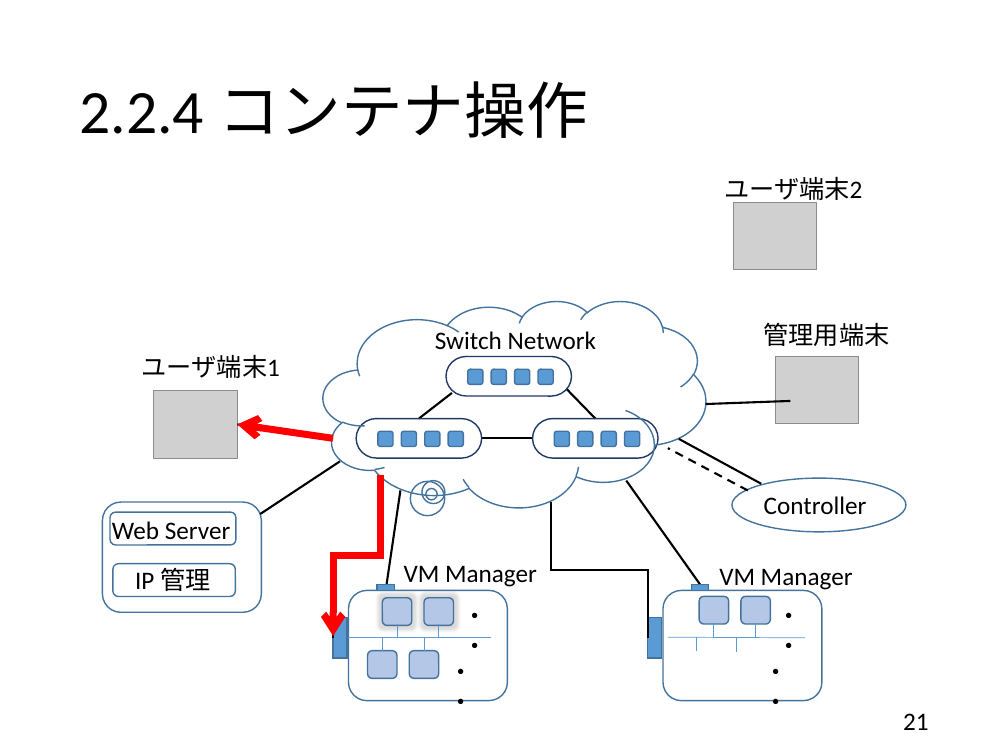
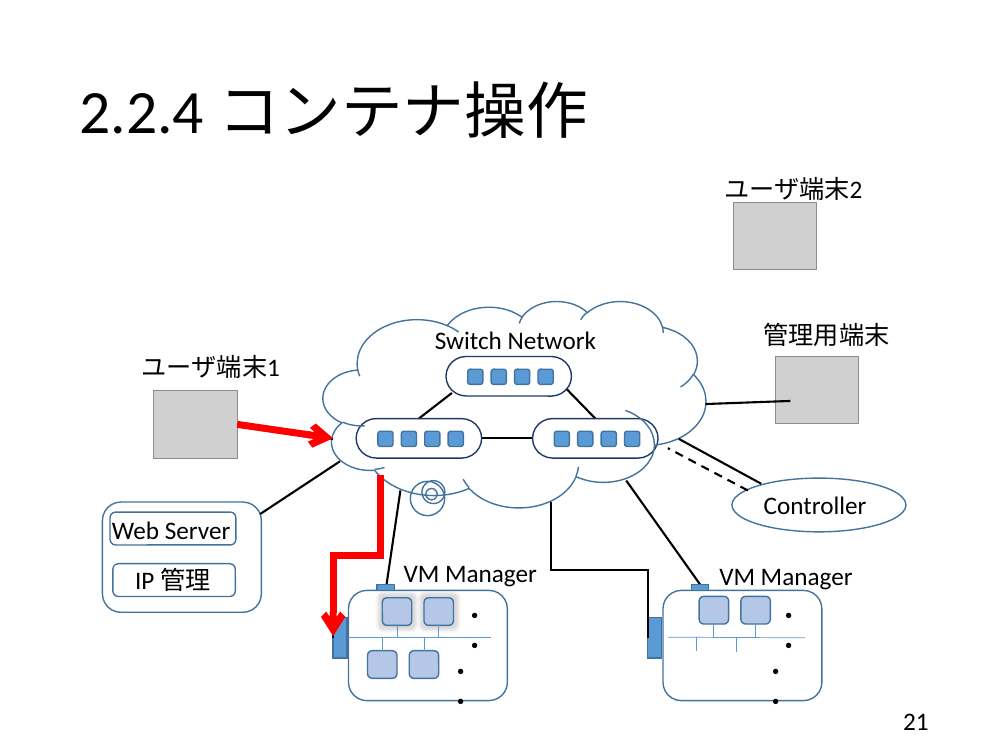
Before and after one commit to handai-trema/IaaS-amn, a slide deck: slide 21 of report_slide.pptx. Drawn at 1008x756 pixels with LibreOffice and Linux fonts; fonts in the diff are those of the drawing; grey boxes stand for pictures. Boxes give left, top, right and bottom in pixels: in the first picture for what was removed or moved away, otherwise in the second. Text is boxed around its words. In the diff, an @@ line names an element or a change of style, - is before the commit and + after.

```diff
--- a/report_slide.pptx
+++ b/report_slide.pptx
@@ arrow (333, 438) - (237, 424): arrowheads changed @@
```
Also in this commit, not shown: 2 other slides changed.
